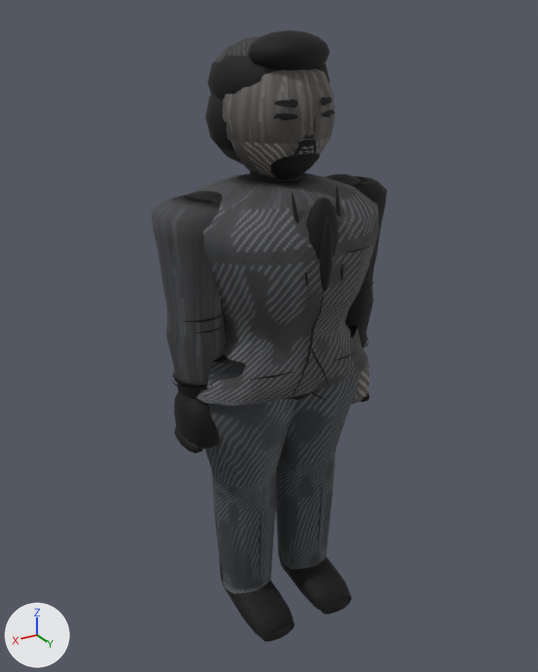
Before and after pictures for a commit that changed the glTF model assets/models/jangho_a.glb.
Camera for both pictures: a camera (50 mm lens) standing at (1.173, 1.913, 1.956) and looking at (0.01, -0.025, 0.987). Every picture has the same lights, and +X, +Y and +Z are marked at lower left. The older version comes first. Vertices at exactly the same position are counted once.

Objects in the first picture: 'Body'.
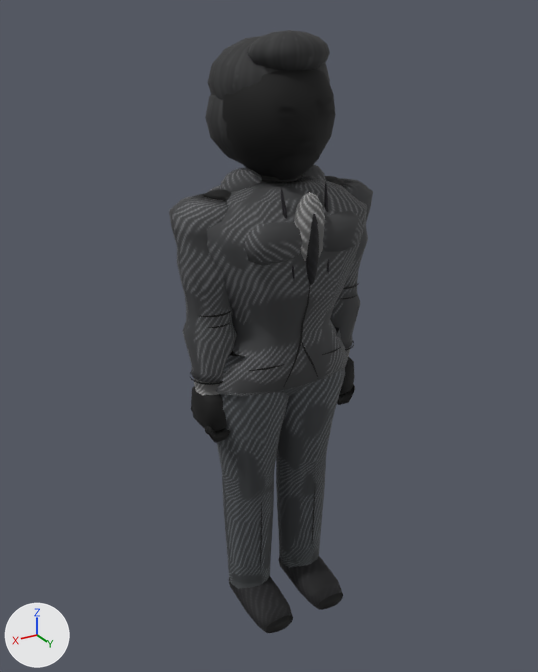
The edits, one by one:
me_mesh_0 is used by ob_body; location (0.0, 0.0, 0.0).
me_mesh_0 had 4190 vertices, 7494 faces and spanned x -0.4..0.4, y -0.27..0.28, z -0.04..1.92.
me_mesh_0 now has 4810 vertices, 8694 faces and spans x -0.34..0.34, y -0.21..0.23, z -0.03..1.92.
me_mesh_0 part 1: the loose piece of 107 vertices spanning x -0.05..0.05, y 0.22..0.27, z 1.26..1.5 is moved by (0.0, -0.06, 0.0).
me_mesh_0 part 2: the loose piece of 107 vertices spanning x -0.02..0.02, y 0.25..0.28, z 1.23..1.45 is moved by (0.0, -0.07, 0.0).
me_mesh_0 part 3: the loose piece of 72 vertices spanning x -0.08..-0.06, y 0.2..0.27, z 1.25..1.52 is moved by (0.0, -0.06, 0.0).
me_mesh_0 part 4: the loose piece of 72 vertices spanning x 0.06..0.08, y 0.2..0.27, z 1.25..1.52 is moved by (0.0, -0.06, 0.0).
me_mesh_0 part 5: the loose piece of 14 vertices spanning x 0.0..0.07, y 0.21..0.27, z 0.89..1.24 is moved by (0.0, -0.06, 0.0).
me_mesh_0 part 6: the loose piece of 8 vertices spanning x -0.06..0.01, y 0.21..0.23, z 0.89..1.04 is moved by (0.0, -0.06, 0.0).
me_mesh_0 part 7: the loose piece of 6 vertices spanning x -0.2..-0.07, y 0.18..0.22, z 0.96..0.98 is scaled about its middle by (0.817, 0.891, 1), then moved by (0.01, -0.06, 0.0).
me_mesh_0 part 8: the loose piece of 6 vertices spanning x 0.07..0.2, y 0.18..0.22, z 0.96..0.98 is scaled about its middle by (0.817, 0.891, 1), then moved by (-0.01, -0.06, 0.0).
me_mesh_0 part 9: the loose piece of 12 vertices spanning x -0.33..-0.24, y 0.08..0.09, z 1.1..1.11 is moved by (0.52, -0.02, 0.0).
me_mesh_0 part 10: the loose piece of 12 vertices spanning x 0.23..0.33, y 0.08..0.09, z 1.1..1.11 is moved by (-0.52, -0.02, 0.0).
me_mesh_0 part 11: the loose piece of 10 vertices spanning x -0.13..-0.12, y 0.1..0.11, z 0.14..0.44 is moved by (0.01, -0.02, 0.0).
me_mesh_0 part 12: the loose piece of 52 vertices spanning x 0.3..0.36, y -0.07..0.09, z 0.69..0.74 is deleted.
me_mesh_0 part 13: 448 vertices moved from x -0.32..0.32, y -0.27..0.27, z 0.02..1.52 to x -0.29..0.29, y -0.2..0.2, z 0.02..1.52; 1410 vertices removed from x -0.4..0.4, y -0.22..0.25, z -0.04..1.54; 2044 vertices added at x -0.34..0.34, y -0.16..0.23, z -0.03..1.55.
me_mesh_0 part 14: 1682 kept faces spanning x -0.29..0.29, y -0.21..0.2, z 0.05..1.92 get new texture (UV) coordinates.
me_mesh_0 part 15: 29 kept faces spanning x -0.16..0.15, y -0.09..0.08, z 0.44..1.58 get new vertex colours; the middle colour goes from grey #969ca2 to grey #93989e.
Other edits to the shape of me_mesh_0 do not show in these pictures.

Where the change shows, as pixel boxes [x1, y1, x2, y2] in the pictures (538 x 672 px; the box of a moved part takes in the faces that stretch with it):
'Body', reshaped (14% narrower): before [151, 30, 387, 642]; after [169, 30, 373, 633]
part 1 of me_mesh_0, moved or reshaped: before [307, 197, 339, 260]; after [294, 192, 325, 261]
part 2 of me_mesh_0, moved or reshaped: before [320, 217, 333, 291]; after [306, 214, 319, 285]
part 3 of me_mesh_0, moved or reshaped: before [336, 186, 343, 281]; after [324, 182, 329, 273]
part 4 of me_mesh_0, moved or reshaped: before [291, 193, 308, 287]; after [281, 188, 295, 279]
part 5 of me_mesh_0, moved or reshaped: before [293, 290, 324, 395]; after [283, 285, 310, 388]
part 6 of me_mesh_0, moved or reshaped: before [311, 348, 328, 384]; after [301, 341, 318, 377]
part 7 of me_mesh_0, moved or reshaped: before [333, 351, 357, 362]; after [322, 347, 341, 355]
part 8 of me_mesh_0, moved or reshaped: before [250, 372, 293, 380]; after [249, 365, 282, 371]
part 9 of me_mesh_0, moved or reshaped: before [355, 293, 373, 299]; after [209, 322, 231, 328]
part 10 of me_mesh_0, moved or reshaped: before [197, 326, 223, 333]; after [341, 294, 358, 299]
part 11 of me_mesh_0, moved or reshaped: before [318, 488, 322, 545]; after [312, 490, 315, 541]
part 12 of me_mesh_0, deleted: before [174, 428, 204, 453]
part 13 of me_mesh_0, moved or reshaped: before [151, 171, 387, 642]; after [169, 164, 373, 633]
part 14 of me_mesh_0, surface changed: before [198, 30, 379, 594]; after [206, 30, 367, 589]
part 15 of me_mesh_0, recoloured: after [282, 415, 287, 430]
